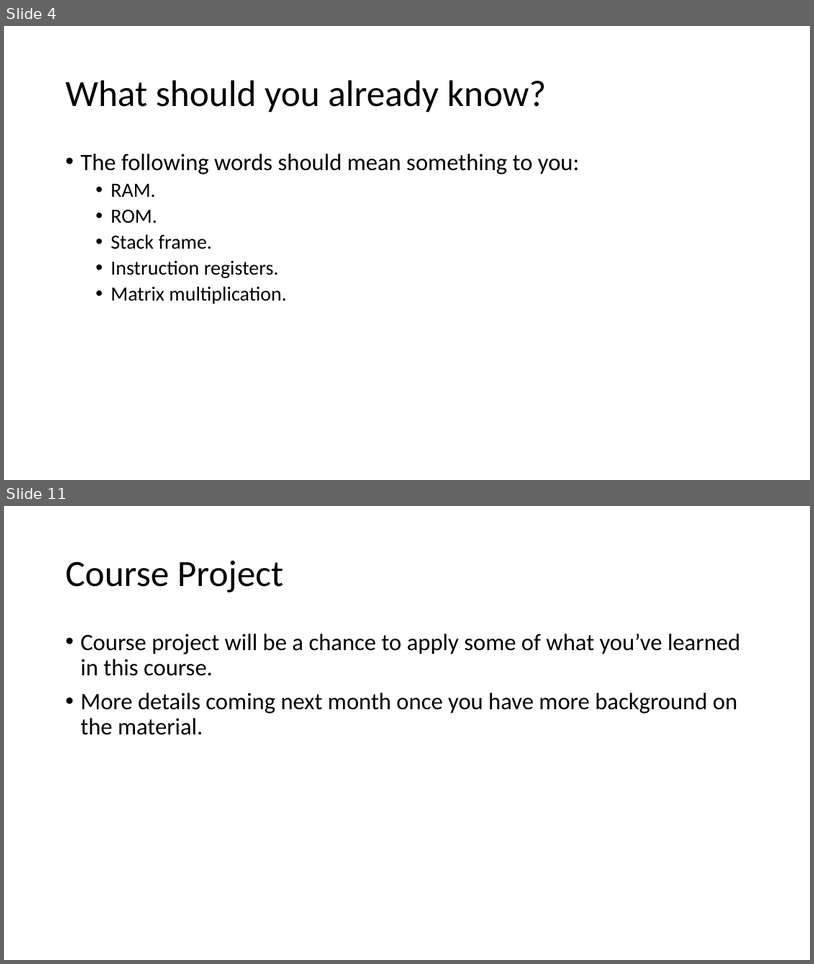
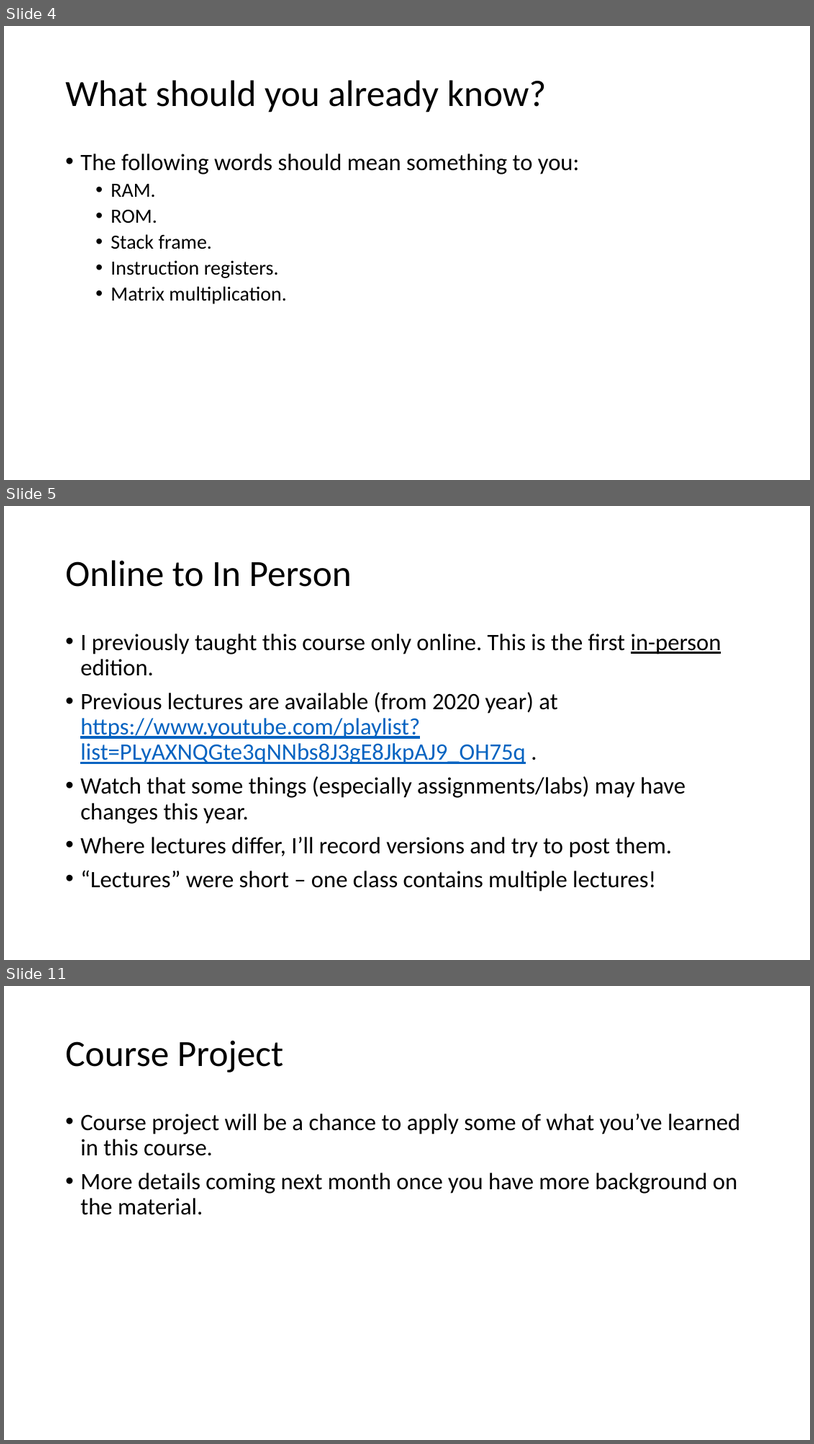
Before and after one commit to colinoflynn/eced4406, a slide deck: slides/0x100/0x100 – Introduction to the Introduction.pptx. Shown one above the other, each under a label of ours: slides 4 and 11 before the commit, slides 4, 5 and 11 after it; the slides between them are not shown. The pictures are 814x964 and 814x1444 pixels, drawn with LibreOffice and Linux fonts; fonts in the diff are those of the drawing. Boxes give left, top, right and bottom in pixels: in the first picture for what was removed or moved away, otherwise in the second. Text is boxed around its words. In the diff, an @@ line names an element or a change of style, - is before the commit and + after.

Commit message:
Rename labs, add updated slides so far

```diff
--- a/slides/0x100/0x100 – Introduction to the Introduction.pptx
+++ b/slides/0x100/0x100 – Introduction to the Introduction.pptx
@@ slide 5 added at box(4, 506, 810, 960), background #FFFFFF @@
@@ title added at box(65, 560, 352, 587), 44 pt, text #000000 @@
+Online to In Person
@@ text added at box(80, 633, 722, 891), 28 pt, text #000000 @@
+• I previously taught this course only online. This is the first in-person edition.
+• Previous lectures are available (from 2020 year) at https://www.youtube.com/playlist?list=PLyAXNQGte3qNNbs8J3gE8JkpAJ9_OH75q .
+• Watch that some things (especially assignments/labs) may have changes this year.
+• Where lectures differ, I’ll record versions and try to post them.
+• “Lectures” were short – one class contains multiple lectures!
```
Also in this commit, not shown: 7 slides changed, 1 slide removed, 43 other files.
